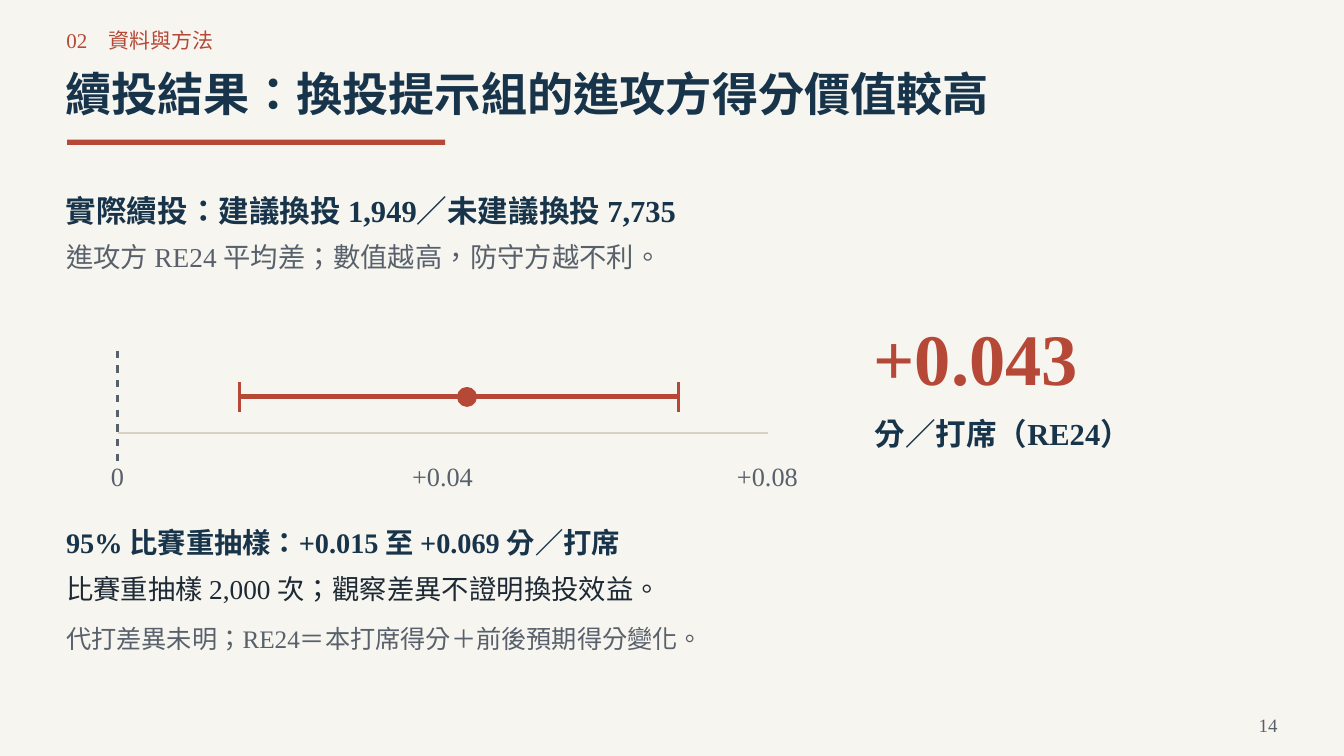
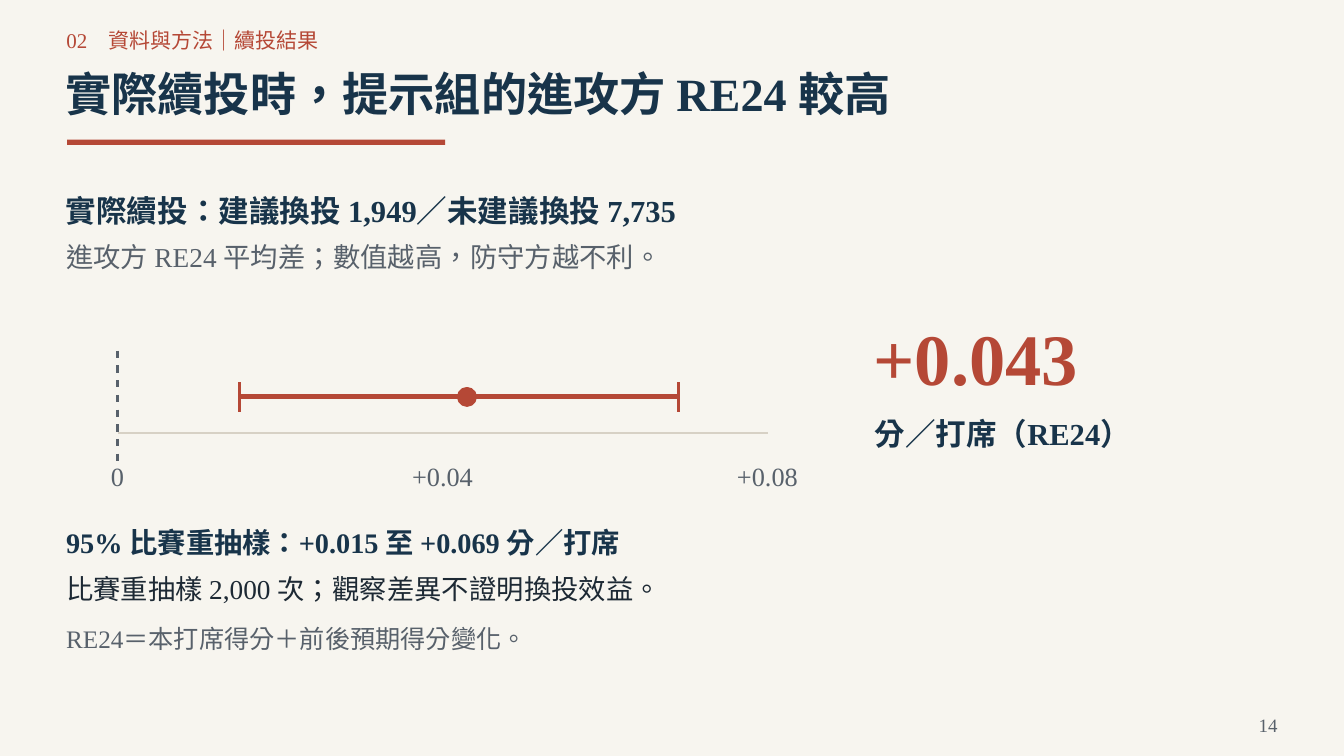
Before and after one commit to Da-Xiong-Chen/baseball_project, a slide deck: slide 14 of presentations/competition-2026/submission-20261023/一球兩面_參賽提案_32頁_20261023.pptx. Drawn at 1344x756 pixels with LibreOffice and Linux fonts; fonts in the diff are those of the drawing. Boxes give left, top, right and bottom in pixels: in the first picture for what was removed or moved away, otherwise in the second. Text is boxed around its words. In the diff, an @@ line names an element or a change of style, - is before the commit and + after.

```diff
--- a/presentations/competition-2026/submission-20261023/一球兩面_參賽提案_32頁_20261023.pptx
+++ b/presentations/competition-2026/submission-20261023/一球兩面_參賽提案_32頁_20261023.pptx
@@ text at box(66, 29, 318, 51): text changed @@
-02 資料與方法
+02 資料與方法｜續投結果
@@ text at box(65, 71, 890, 116): text changed @@
-續投結果：換投提示組的進攻方得分價值較高
+實際續投時，提示組的進攻方 RE24 較高
@@ text at box(66, 628, 527, 650): text changed @@
-代打差異未明；RE24＝本打席得分＋前後預期得分變化。
+RE24＝本打席得分＋前後預期得分變化。
```
Also in this commit, not shown: 15 other slides changed, 10 slides added, 10 slides removed, 4 other files.
